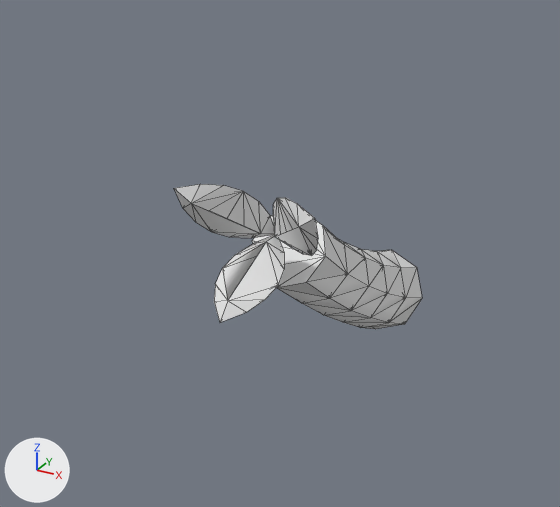
What one commit did to the OBJ model assets/meshes/RafflesiaBeast/RafflesiaBeast_Vine_Tail.obj.
The view is the same before and after, from a 50 mm camera at (7.26, -15.52, 8.09) aimed at (-1.09, -0.35, 0.5). The axes (+X, +Y, +Z) are drawn at lower left. The lights are the same throughout. The older version comes first. Mesh edges are drawn as thin lines. Where no turn or scale is listed for an object, it has been applied to the vertices. Vertices at exactly the same position are counted once.

Names of what the first picture shows: 'RafflesiaBeast_Vine_Tail'.
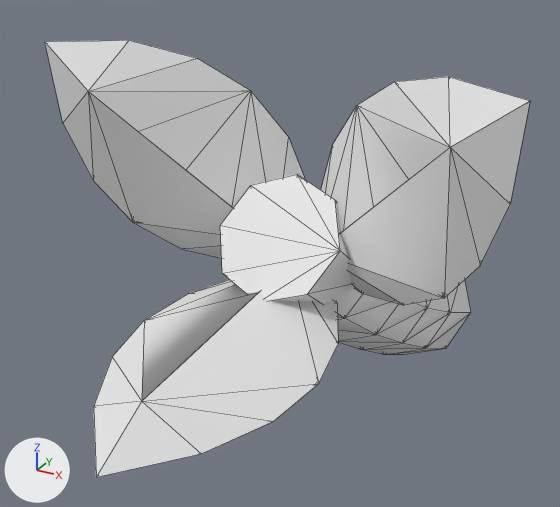
Location of each change, (x1, y1, x2, y2) in pixels of the pictures (560 x 507 px; the box of a moved part takes in the faces that stretch with it):
'RafflesiaBeast_Vine_Tail', reshaped (95% wider, 200% taller)
    before: (174, 184, 422, 329)
    after: (45, 40, 530, 477)
part 1 of me_rafflesiabeast_vine_tail, moved or reshaped
    before: (252, 215, 422, 329)
    after: (220, 174, 471, 355)
part 2 of me_rafflesiabeast_vine_tail, moved or reshaped
    before: (174, 184, 318, 322)
    after: (45, 40, 530, 477)

Edits to the bpy script that builds the scene:
```text
Change me_rafflesiabeast_vine_tail:
    used by ob_rafflesiabeast_vine_tail; location = (0.0, 0.0, 0.0)
    remove me_rafflesiabeast_vine_tail.from_pydata(...)  # 112 vertices, 264 faces; spans x -1.54..1.54, y -4.56..4.56, z -3.24..3.24
    add me_rafflesiabeast_vine_tail.from_pydata(...)  # 112 vertices, 264 faces; spans x -4.94..4.94, y -8.07..8.07, z -5.68..5.68
    me_rafflesiabeast_vine_tail part 1: the loose piece of 48 vertices spanning x -1.22..1.18, y -2.46..4.56, z -3.24..2.17 is scaled about its middle by 1.6, then moved by (-0.04, 1.39, -0.82)
    me_rafflesiabeast_vine_tail part 2: the loose piece of 64 vertices spanning x -1.54..1.54, y -4.56..-2.42, z 0.89..3.24 is turned -20 degrees about the x axis through its middle and scaled by 3.2, then moved by (0.0, -0.06, -0.05)
```
